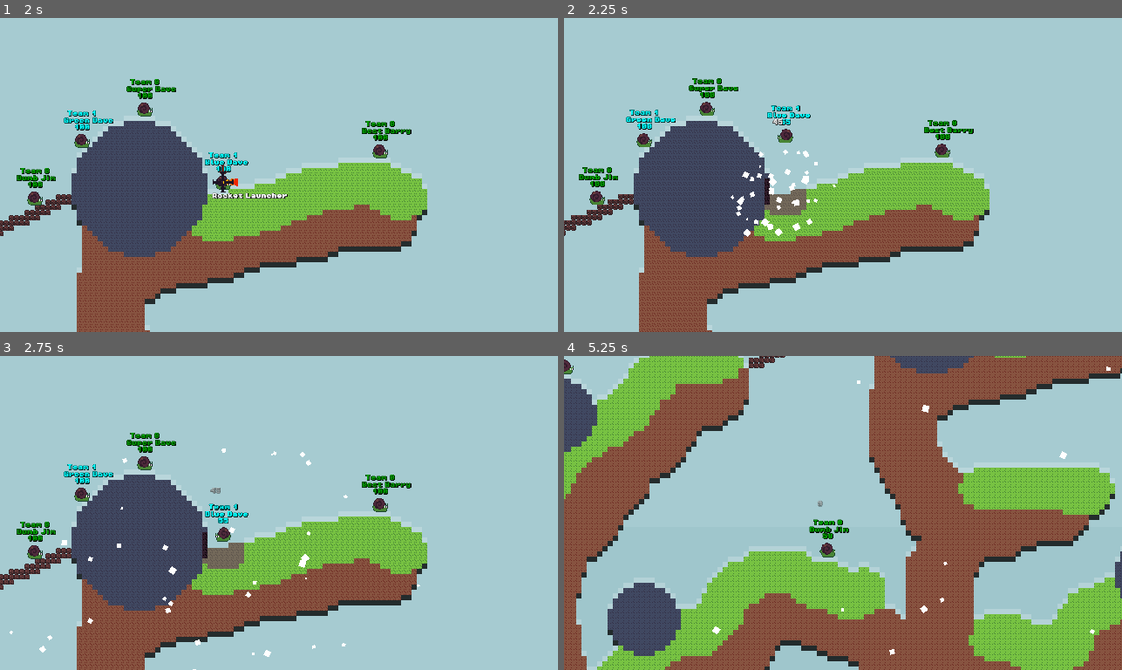
Above: before the commit, frames 1-4 (two rows, left to right).
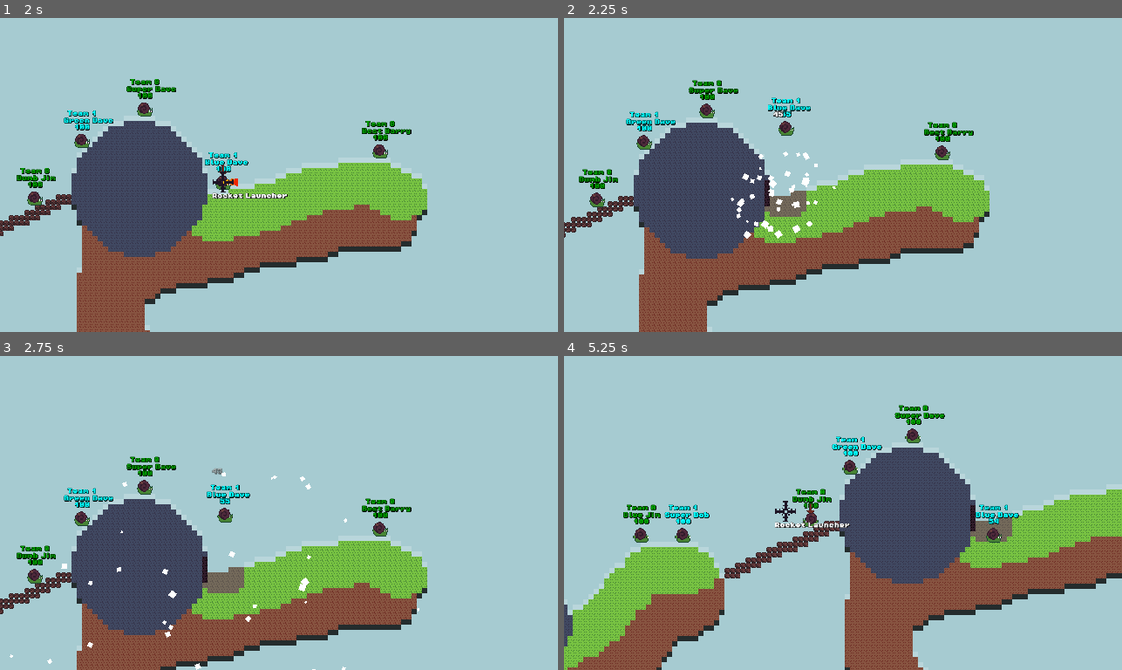
Above: after the commit, the same moments.

Repository: codingbanana21/Snail-Wars
Game: Godot game, scene res://scenes/menu.tscn
The game is run twice, just before and just after one commit, with the same random seed, the same clock (stepped at 60 frames per second) and the same inputs.
Inputs (mouse positions are in pixels of both pictures, inside the frame that each line leads up to):
- Up to frame 1 (2 s): click "Original" at 0.5 s; tap Enter (skip) at 1.25 s; move the mouse to (306, 175) at 1.27 s; press the mouse at (306, 175) at 1.28 s; hold D (right) from 1.28 s (still down); tap W (jump) at 1.52 s
- Up to frame 2 (2.25 s): keep holding D (right); move the mouse to (815, 175) at 2.02 s; release the mouse at (815, 175) at 2.03 s; tap Mouse wheel down (last_weapon) at 2.1 s
- Up to frame 3 (2.75 s): keep holding D (right); tap W (jump) at 2.27 s
- Up to frame 4 (5.25 s): move the mouse to (854, 506) at 2.77 s; release D (right) at 2.78 s; hold A (left) 2.78-3.53 s; tap Mouse wheel up (next_weapon) at 2.85, 5.1 s; move the mouse to (837, 519) at 3.52 s; hold D (right) 3.53-5.03 s; click (837, 519) at 3.6 s; tap W (jump) at 3.77, 4.52 s; move the mouse to (887, 516) at 4.27 s; tap Mouse wheel down (last_weapon) at 4.35 s; move the mouse to (798, 509) at 5.02 s; hold A (left) from 5.03 s (still down)

Frame 1 is identical in both runs. In frame 2, 10% of the frame differs, in the area x 0-77%, y 19-100%; in frame 3, 23%; in frame 4, 68%, in the area x 0-100%, y 0-100%.

Commit message:
Chanage projectile knockback

Diff:
--- a/projectiles/bomb.tscn
+++ b/projectiles/bomb.tscn
@@ -12,7 +12,7 @@
 [node name="Bomb" unique_id=791496552 instance=ExtResource("1_8u238")]
 damage = 8
 size = 3
-knockback = 600
+knockback = 30
 projectile_hp = 6
 spawn = true
 
--- a/projectiles/bullet.tscn
+++ b/projectiles/bullet.tscn
@@ -9,7 +9,7 @@
 [node name="Bullet" unique_id=791496552 instance=ExtResource("1_4ambd")]
 damage = 35
 size = 3
-knockback = 600
+knockback = 30
 speed = 0
 min_speed = 1000
 gravity = 0
--- a/projectiles/drill.tscn
+++ b/projectiles/drill.tscn
@@ -6,6 +6,7 @@
 [node name="Drill" unique_id=152536886 instance=ExtResource("1_d7knd")]
 damage = 15
 size = 4
+knockback = 30
 gravity = 300
 projectile_hp = 6
 hit_stun_time = 0.15
--- a/projectiles/drill_strike.tscn
+++ b/projectiles/drill_strike.tscn
@@ -6,6 +6,7 @@
 [node name="DrillStrike" unique_id=791496552 instance=ExtResource("1_qlak5")]
 damage = 15
 size = 4
+knockback = 30
 gravity = 300
 projectile_hp = 6
 hit_stun_time = 0.15
--- a/projectiles/fire.tscn
+++ b/projectiles/fire.tscn
@@ -11,6 +11,7 @@
 
 [node name="Fire" unique_id=791496552 instance=ExtResource("1_6ypq2")]
 damage = 12
+knockback = 30
 speed = 0.0
 min_speed = 0
 gravity = 250
--- a/projectiles/fragment.tscn
+++ b/projectiles/fragment.tscn
@@ -13,6 +13,7 @@
 scale = Vector2(0.5, 0.5)
 damage = 4
 size = 2
+knockback = 30
 speed = 0.0
 min_speed = 0
 projectile_hp = 4
--- a/projectiles/mine.tscn
+++ b/projectiles/mine.tscn
@@ -7,11 +7,12 @@
 size = Vector2(6, 12)
 
 [sub_resource type="RectangleShape2D" id="RectangleShape2D_1y4n3"]
-size = Vector2(8, 16)
+size = Vector2(9, 16)
 
 [node name="Mine" unique_id=791496552 instance=ExtResource("1_1y4n3")]
 damage = 35
 size = 4
+knockback = 30
 speed = 0
 min_speed = 0
 timer = 0.0
@@ -25,6 +26,9 @@
 position = Vector2(5, 0)
 shape = SubResource("RectangleShape2D_lbhrr")
 
-[node name="CollisionShape2D" parent="DetectBox" parent_id_path=PackedInt32Array(289666369) index="0" unique_id=1905896826]
-position = Vector2(2, 0)
+[node name="DetectBox" parent="." index="2" unique_id=289666369]
+collision_mask = 6
+
+[node name="CollisionShape2D" parent="DetectBox" index="0" unique_id=1905896826]
+position = Vector2(2.5, 0)
 shape = SubResource("RectangleShape2D_1y4n3")
--- a/projectiles/projectile.tscn
+++ b/projectiles/projectile.tscn
@@ -4,10 +4,10 @@
 [ext_resource type="Texture2D" uid="uid://b3h4dly8ovb37" path="res://assets/images/rocket.png" id="2_ighsu"]
 
 [sub_resource type="CircleShape2D" id="CircleShape2D_3xfjl"]
-radius = 4.0
+radius = 3.0
 
 [sub_resource type="RectangleShape2D" id="RectangleShape2D_7nr1q"]
-size = Vector2(13, 12)
+size = Vector2(11, 8)
 
 [node name="Projectile" type="CharacterBody2D" unique_id=791496552]
 top_level = true
@@ -26,7 +26,7 @@
 collision_mask = 7
 
 [node name="CollisionShape2D" type="CollisionShape2D" parent="DetectBox" unique_id=1905896826]
-position = Vector2(1.5, 0)
+position = Vector2(0.5, 0)
 shape = SubResource("RectangleShape2D_7nr1q")
 
 [node name="ExplosionTimer" type="Timer" parent="." unique_id=1551289240]
--- a/projectiles/snail.tscn
+++ b/projectiles/snail.tscn
@@ -8,7 +8,7 @@
 [node name="Snail" unique_id=791496552 instance=ExtResource("1_3a5e7")]
 damage = 35
 size = 4
-knockback = 600
+knockback = 30
 speed = 0.0
 min_speed = 0
 timer = 1.0
--- a/projectiles/super_mine.tscn
+++ b/projectiles/super_mine.tscn
@@ -4,16 +4,16 @@
 [ext_resource type="Texture2D" uid="uid://cdrohksna380c" path="res://assets/images/land_mine.png" id="2_rn17a"]
 
 [sub_resource type="RectangleShape2D" id="RectangleShape2D_lbhrr"]
-size = Vector2(6, 14.000001)
+size = Vector2(6, 12)
 
 [sub_resource type="RectangleShape2D" id="RectangleShape2D_mw335"]
-size = Vector2(6, 16)
+size = Vector2(10, 16)
 
 [node name="SuperMine" unique_id=791496552 instance=ExtResource("1_mw335")]
 scale = Vector2(1.5, 1.5)
-damage = 1000
+damage = 500
 size = 50
-knockback = 1000
+knockback = 250
 speed = 0
 min_speed = 0
 timer = 0.0
@@ -24,9 +24,12 @@
 texture = ExtResource("2_rn17a")
 
 [node name="CollisionShape2D" parent="." index="1" unique_id=679883136]
-position = Vector2(5, 0)
+position = Vector2(5, 2.3841858e-07)
 shape = SubResource("RectangleShape2D_lbhrr")
 
-[node name="CollisionShape2D" parent="DetectBox" parent_id_path=PackedInt32Array(289666369) index="0" unique_id=1905896826]
-position = Vector2(2.3333335, -2.3841858e-07)
+[node name="DetectBox" parent="." index="2" unique_id=289666369]
+collision_mask = 6
+
+[node name="CollisionShape2D" parent="DetectBox" index="0" unique_id=1905896826]
+position = Vector2(2, 0)
 shape = SubResource("RectangleShape2D_mw335")
--- a/projectiles/tnt.tscn
+++ b/projectiles/tnt.tscn
@@ -10,7 +10,7 @@
 [node name="TNT" unique_id=791496552 instance=ExtResource("1_2ywih")]
 damage = 80
 size = 8
-knockback = 1400
+knockback = 100
 speed = 10.0
 min_speed = 0
 bounce = true
--- a/scripts/projectile.gd
+++ b/scripts/projectile.gd
@@ -7,7 +7,7 @@
 
 @export var damage: int = 45
 @export var size: int = 5
-@export var knockback: int = 600
+@export var knockback: int = 50
 @export var speed: int = 60
 @export var min_speed: int = 100
 @export var gravity: int = 450
@@ -115,7 +115,7 @@
 		if dis_to < (8.0 * size) + 8.0:
 			var hit_power: float = clampf(16.0 / dis_to, 0.01, 1.0)
 			player.damage(int(hit_power * damage))
-			player.velocity = -transform.x * hit_power * knockback
+			player.velocity += (player.global_position - global_position) * hit_power * knockback
 
 
 func _on_explosion_timer_timeout() -> void:
